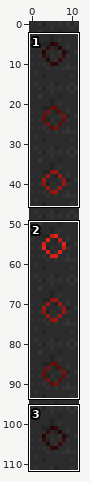
Two states of a sprite sheet, textures/e_anim.png. Above: a wide view before the commit, with the close-up outlined.
Close-up. Before the edit:
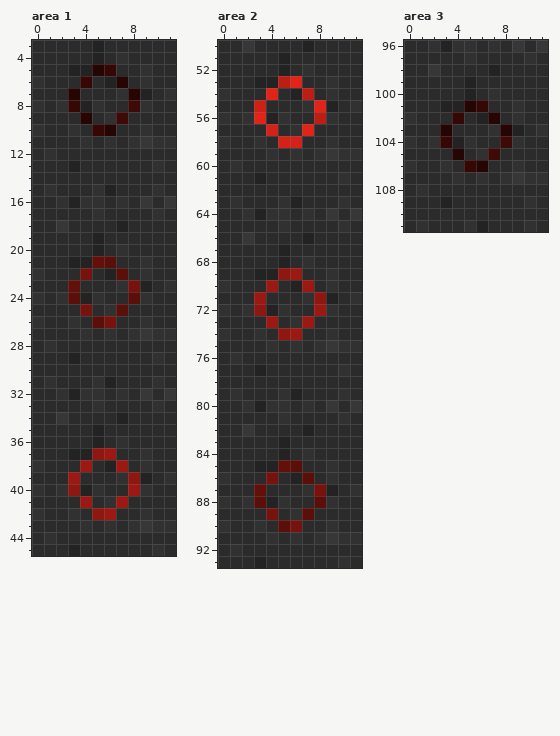
The file is 12x112 pixels. Colours within 5 levels of each other are drawn and written as one. Shown: area 1: x 0..11, y 3..45; area 2: x 0..11, y 50..93; area 3: x 0..11, y 96..111.
The result:
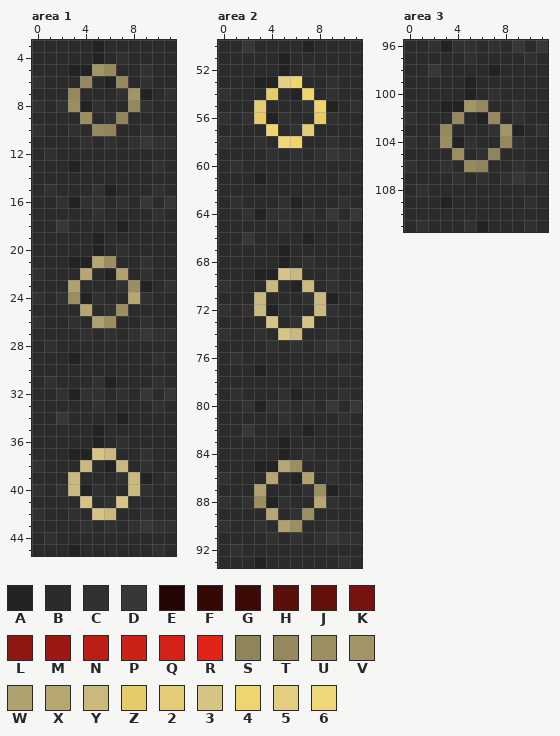
Palette (. is transparent): A #232323  B #2b2b2b  C #313131  D #373737  E #260604  F #350806  G #3d0a07  H #5b0f0b  J #63100b  K #77130e  L #8e1711  M #9b1912  N #bc1e16  P #cc2118  Q #d32219  R #e0241a  S #8f845a  T #95895d  U #9b8f61  V #a39666  W #b0a26e  X #b6a772  Y #c9b97e  Z #e6cb6b  2 #e3cc75  3 #d6c485  4 #efd470  5 #e3ce81  6 #efd67b
What changed:
Area 1:
y 5: x 5..6 EF -> VT
y 6: x 4 F -> T; x 7 E -> T
y 7: x 3 E -> T; x 8 E -> V
y 8: x 3 F -> U; x 8 G -> T
y 9: x 4 E -> U; x 7 G -> S
y 10: x 5..6 FE -> TS
y 21: x 5..6 JH -> XU
y 22: x 4 K -> X; x 7 H -> W
y 23: x 3 J -> W; x 8 K -> U
y 24: x 3 H -> U; x 8 H -> X
y 25: x 4 K -> X; x 7 H -> U
y 26: x 5..6 HK -> WU
y 37: x 5..6 LM -> 3Y
y 38: x 4 M -> Y; x 7 M -> Y
y 39: x 3 M -> Y; x 8 L -> Y
y 40: x 3 L -> Y; x 8 M -> Y
y 41: x 4 M -> 3; x 7 M -> 3
y 42: x 5..6 LM -> 3Y
Area 2:
y 53: x 5..6 NR -> 54
y 54: x 4 R -> Z; x 7 N -> 4
y 55: x 3 P -> 2; x 8 R -> 4
y 56: x 3 R -> Z; x 8 N -> Z
y 57: x 4 Q -> 4; x 7 R -> 2
y 58: x 5..6 QQ -> 64
y 69: x 5..6 LM -> 3Y
y 70: x 4 M -> Y; x 7 M -> Y
y 71: x 3 M -> Y; x 8 L -> Y
y 72: x 3 L -> Y; x 8 M -> Y
y 73: x 4 M -> 3; x 7 M -> 3
y 74: x 5..6 LM -> 3Y
y 85: x 5..6 JH -> XU
y 86: x 4 K -> X; x 7 H -> W
y 87: x 3 J -> W; x 8 K -> U
y 88: x 3 H -> U; x 8 H -> X
y 89: x 4 K -> X; x 7 H -> U
y 90: x 5..6 HK -> WU
Area 3:
y 101: x 5..6 EF -> VT
y 102: x 4 F -> T; x 7 E -> T
y 103: x 3 E -> T; x 8 E -> V
y 104: x 3 F -> U; x 8 G -> T
y 105: x 4 E -> U; x 7 G -> S
y 106: x 5..6 FE -> TS
Pixel boxes of the changes (left, top, right, bottom) in both close-ups:
changed: (68, 64, 140, 136)
changed: (68, 256, 140, 328)
changed: (68, 448, 140, 520)
changed: (254, 76, 326, 148)
changed: (254, 268, 326, 340)
changed: (254, 460, 326, 532)
changed: (440, 100, 512, 172)
